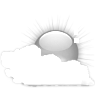
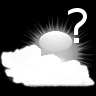
Revision of a layered (96, 96) image; what changed, layer by layer:
moved "Clipboard#1" above "Capa nueva" over box(0, 14, 95, 89)
removed layer "Stella" over box(2, 2, 16, 16)
renamed "Copia de Copia de Stella" to "Capa nueva", painted on it over box(0, 0, 96, 96)
removed layer "Copia de Stella" over box(17, 12, 29, 24)
